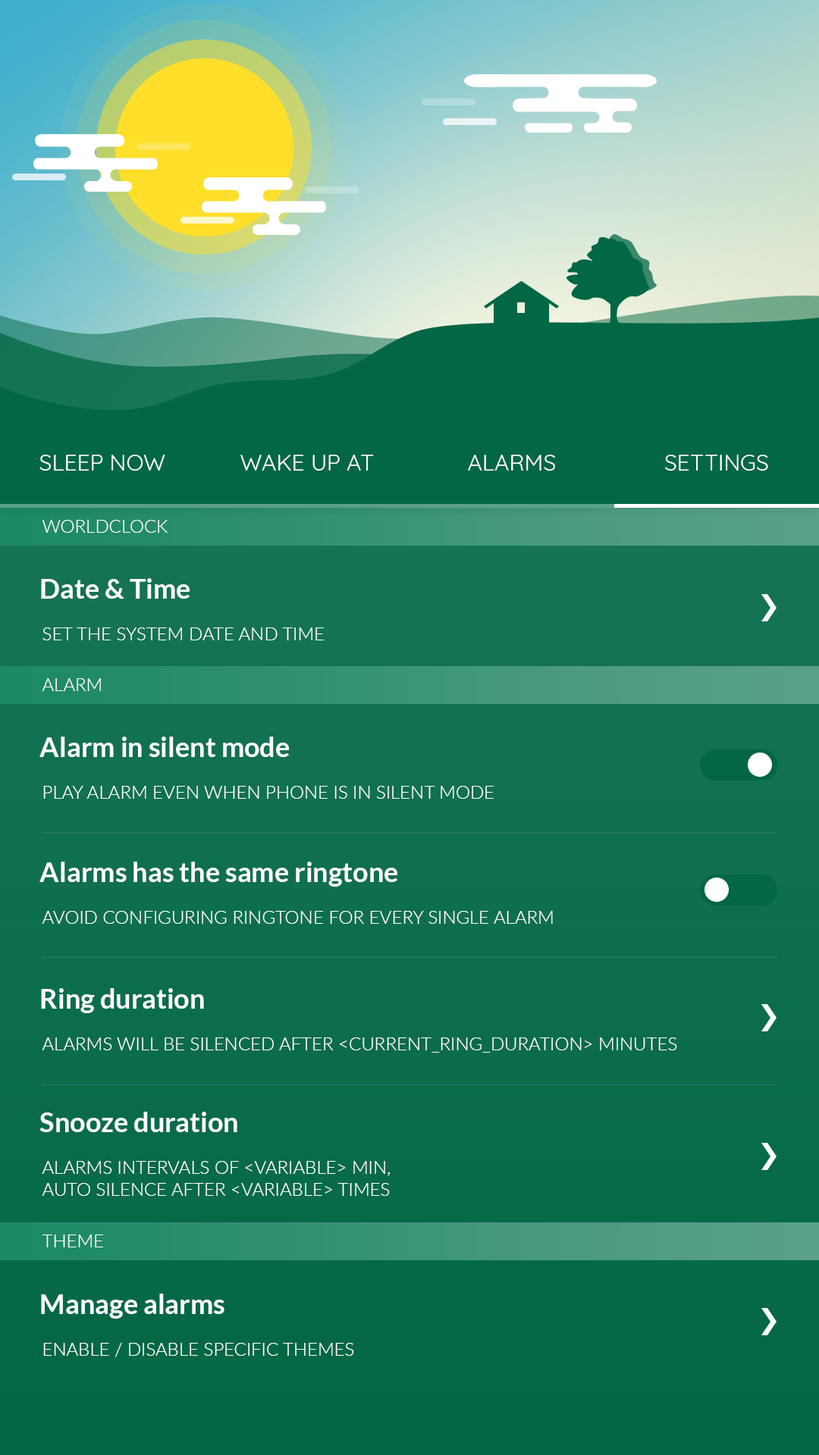
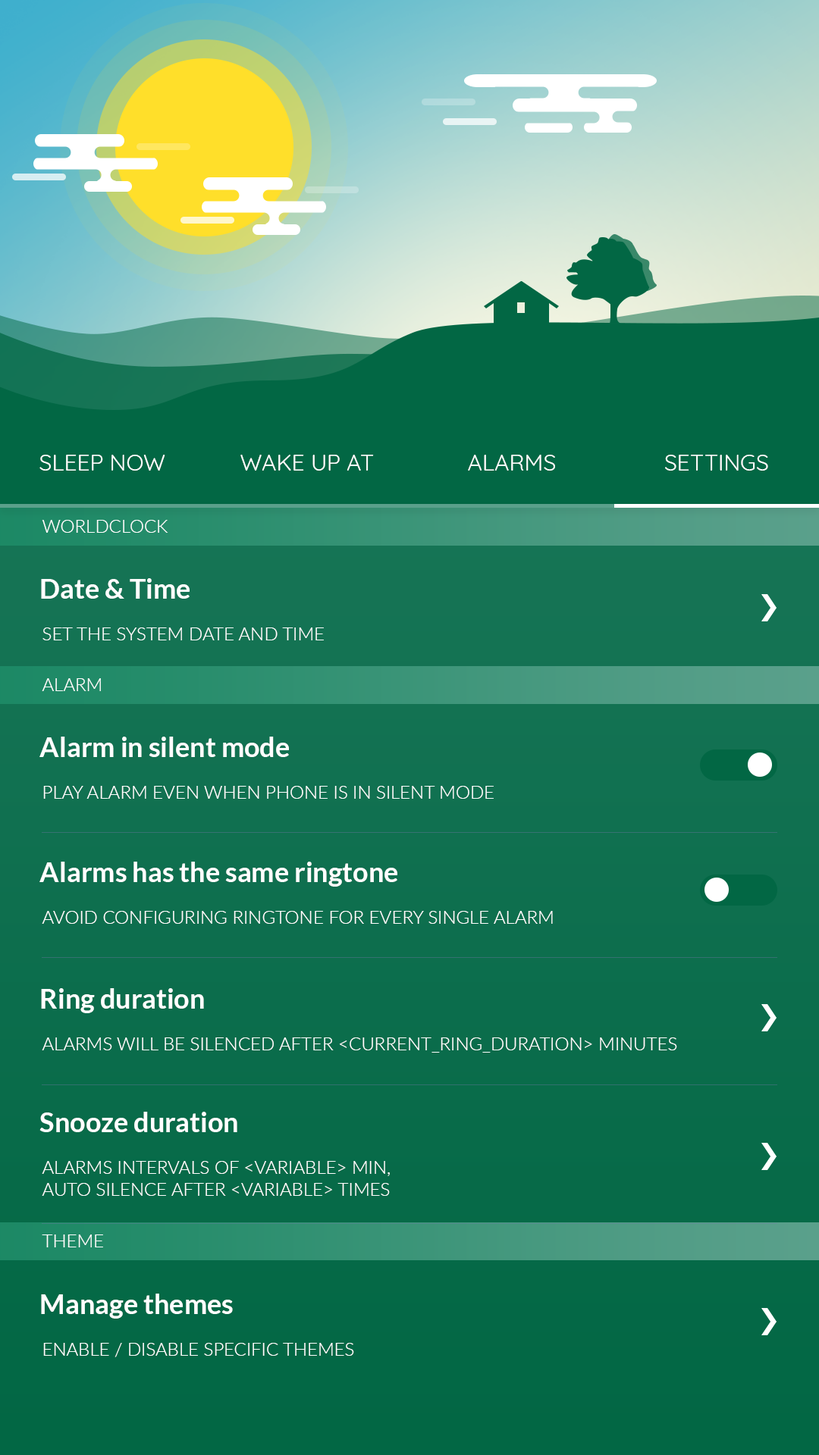
Layers edited between the first and the second (819, 1455) image:
renamed "Manage alarms" to "Manage themes", painted on it over [143, 1293, 233, 1315]
